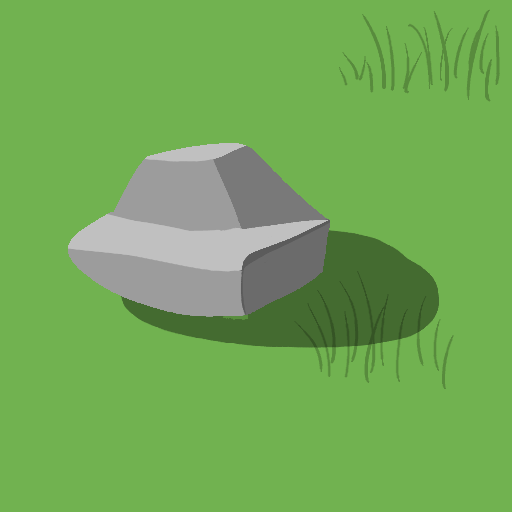
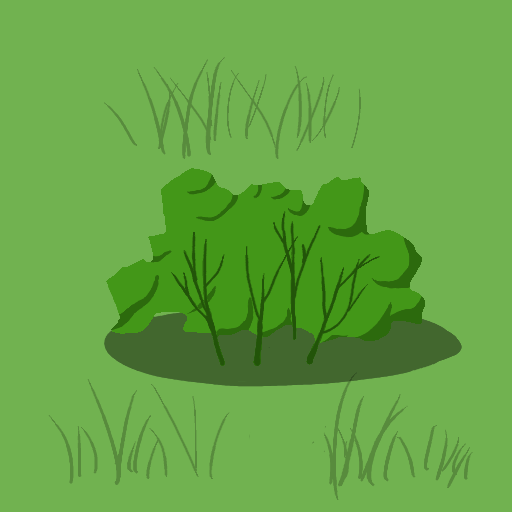
Layered file, before and after one edit (512×512). Changes by layer:
added layer "10,5" above "9" over box(104, 168, 462, 387)
hid "9,5" over box(68, 143, 439, 348)
hid "7" over box(339, 9, 500, 102)
showed "5" over box(48, 57, 473, 500)
hid "3" over box(294, 271, 454, 389)
